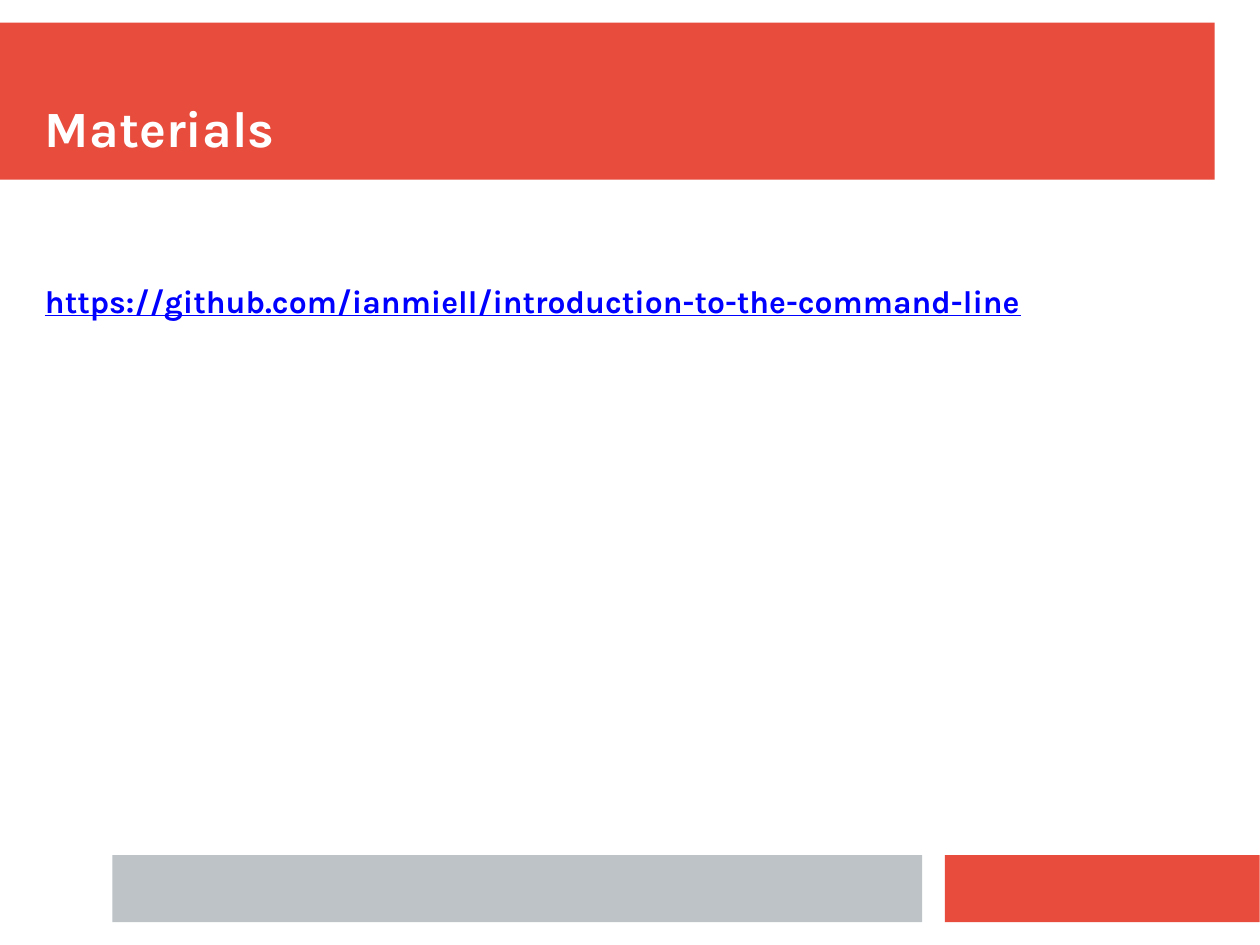
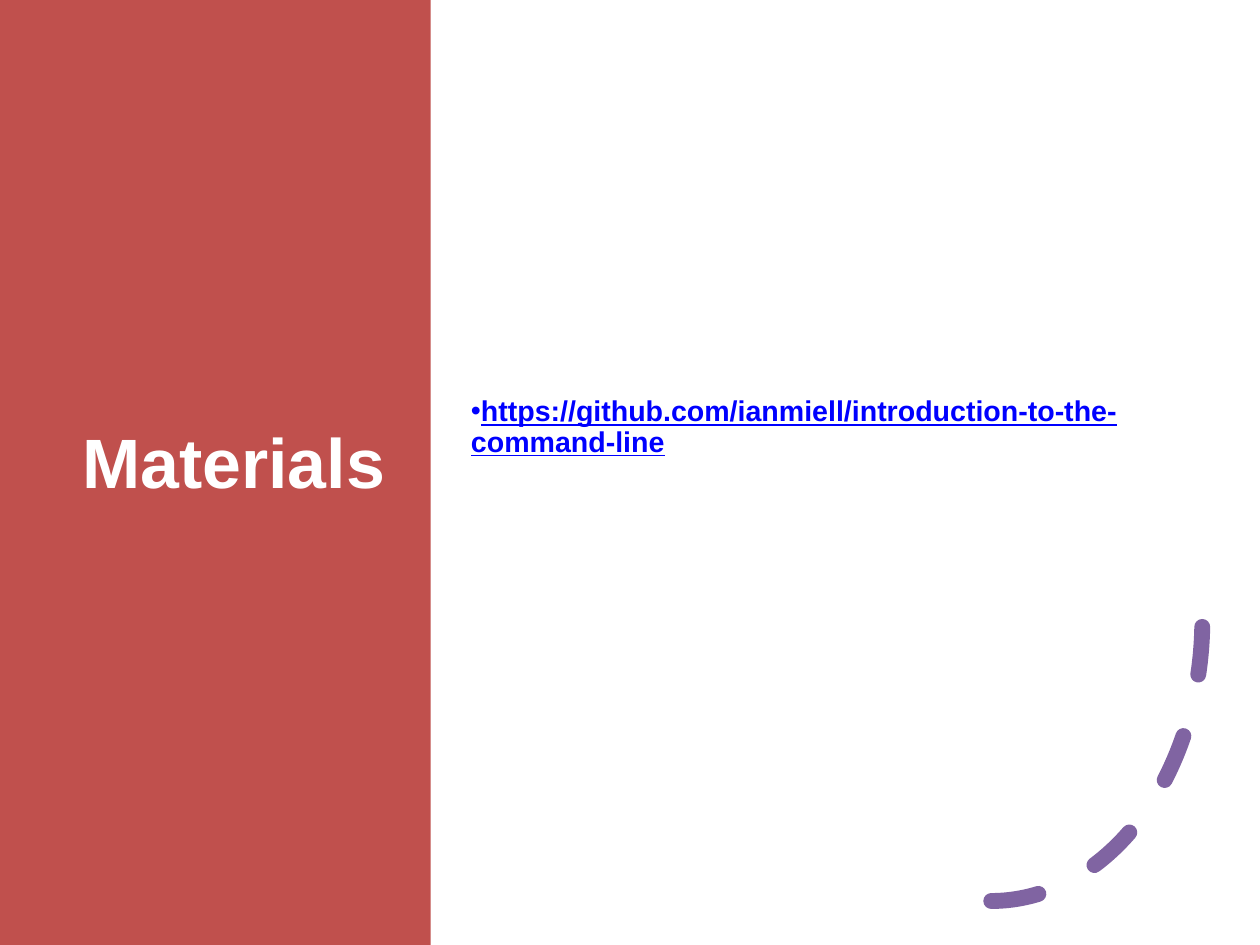
Before and after one commit to ianmiell/introduction-to-the-command-line, a slide deck: slide 9 of slides/introduction_to_the_command_line.pptx. Drawn at 1260x945 pixels with LibreOffice and Linux fonts; fonts in the diff are those of the drawing. Boxes give left, top, right and bottom in pixels: in the first picture for what was removed or moved away, otherwise in the second. Text is boxed around its words. In the diff, an @@ line names an element or a change of style, - is before the commit and + after.

```diff
--- a/slides/introduction_to_the_command_line.pptx
+++ b/slides/introduction_to_the_command_line.pptx
@@ rectangle added at [0, 1, 1260, 945], fill #FFFFFF @@
@@ rectangle added at [0, 0, 431, 945], fill #C0504D @@
@@ text "Materials": place and size @@
-text "Materials" at [45, 111, 275, 148]
+text "Materials" at [82, 437, 385, 489]
@@ text "Materials" at [82, 437, 385, 489]: size 32 to 44 pt, font Karla to Arial; line spacing 1 to 0.9; more space between paragraphs; vertical alignment bottom to middle @@
@@ text "https://github.com/ianmiell/introduction-to-the-command-line": place and size @@
-text "https://github.com/ianmiell/introduction-to-the-command-line" at [45, 289, 1020, 321]
+text "https://github.com/ianmiell/introduction-to-the-command-line" at [471, 400, 1117, 456]
@@ text "https://github.com/ianmiell/introduction-to-the-command-line" at [471, 400, 1117, 456]: size 20 to 18 pt, font Karla to Arial; bullet none to •; line spacing 1 to 0.9; more space between paragraphs; vertical alignment top to middle @@
@@ arc (boxed as its full ellipse) added at [781, 338, 1203, 901], outline #8064A2 10 pt dashed @@
@@ rectangle removed at [112, 855, 922, 923] @@
```
Also in this commit, not shown: 19 other slides changed, 1 other file.
